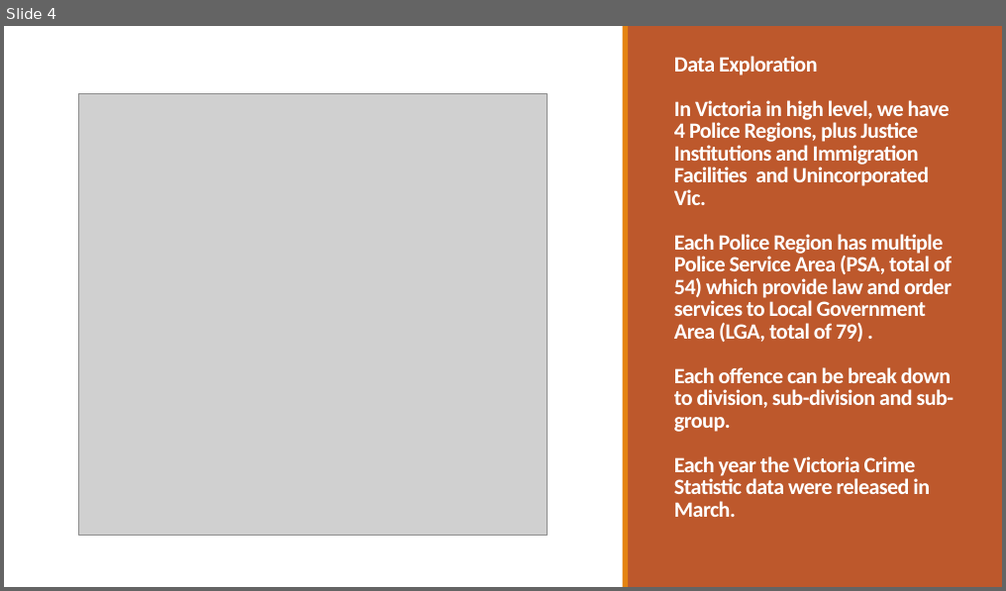
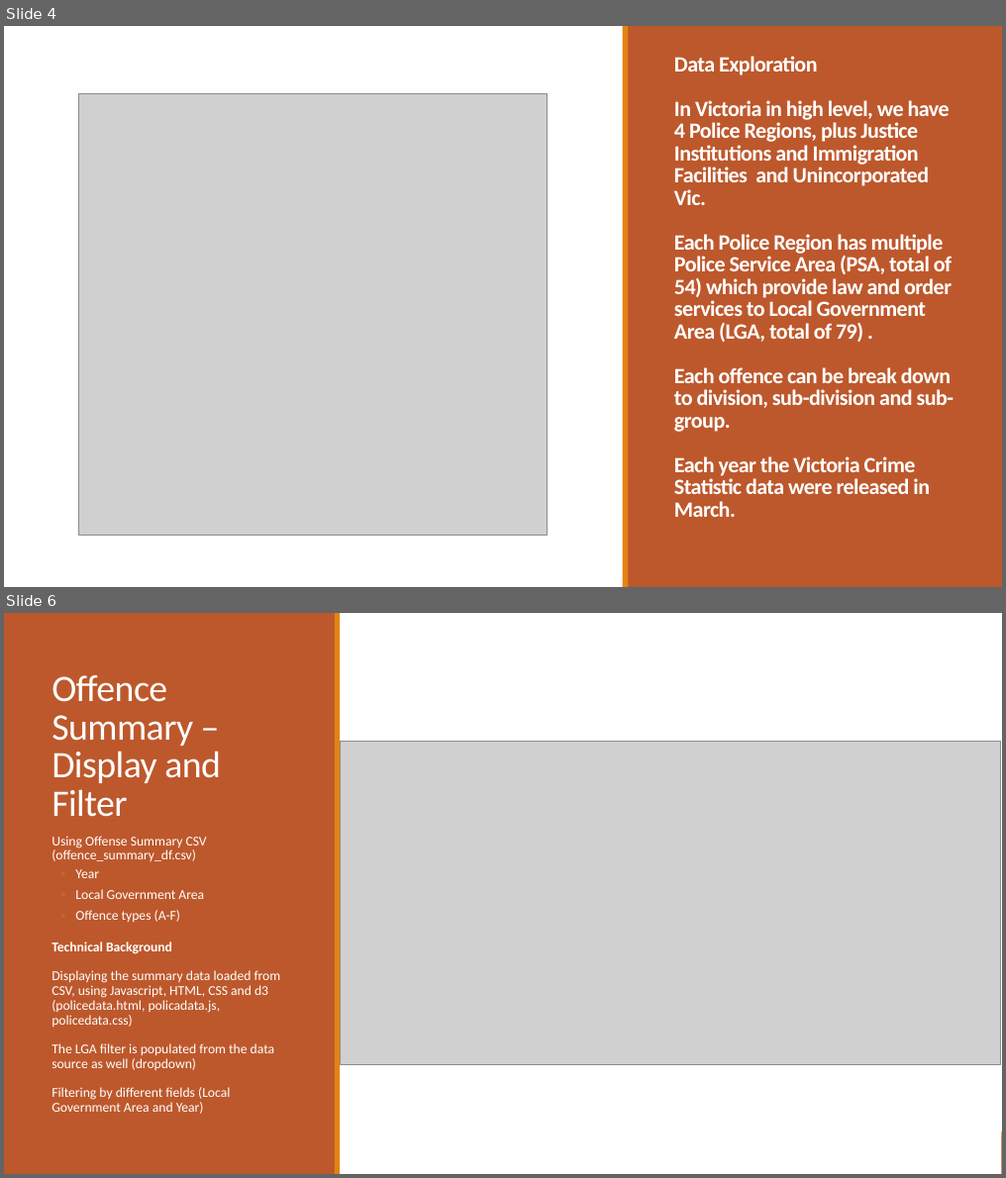
Before and after one commit to PhuongTieuOp/project3, a slide deck: Victoria Crime Data Visualization3.pptx. Shown one above the other, each under a label of ours: slide 4 before the commit, slides 4 and 6 after it; the slides between them are not shown. The pictures are 1006x591 and 1006x1178 pixels, drawn with LibreOffice and Linux fonts; fonts in the diff are those of the drawing; grey boxes stand for pictures. Boxes give left, top, right and bottom in pixels: in the first picture for what was removed or moved away, otherwise in the second. Text is boxed around its words. In the diff, an @@ line names an element or a change of style, - is before the commit and + after.

```diff
--- a/Victoria Crime Data Visualization3.pptx
+++ b/Victoria Crime Data Visualization3.pptx
@@ slide 6 added at [4,613,1002,1174], background #FFFFFF @@
@@ rectangle added at [4,613,1002,1174], fill #FFFFFF @@
@@ rectangle added at [4,613,336,1174], fill #BD582C @@
@@ rectangle added at [335,613,341,1174], fill #E48312 @@
@@ title added at [52,675,221,817], 36 pt, text #FFFFFF @@
+Offence Summary – Display and Filter
@@ picture added at [341,742,1001,1065] @@
@@ text added at [52,836,281,1114], 13 pt, text #FFFFFF @@
+  Using Offense Summary CSV (offence_summary_df.csv)
+  ◦ Year
+  ◦ Local Government Area
+  ◦ Offence types (A-F)
+  Technical Background
+  Displaying the summary data loaded from CSV, using Javascript, HTML, CSS and d3 (policedata.html, policadata.js, policedata.css)
+  The LGA filter is populated from the data source as well (dropdown)
+  Filtering by different fields (Local Government Area and Year)
@@ rectangle added at [4,1137,1002,1174], fill #BD582C @@
@@ rectangle added at [4,1132,1002,1137], fill #E48312 @@
```
Also in this commit, not shown: 4 slides changed, 2 other slides added, 3 other files.
